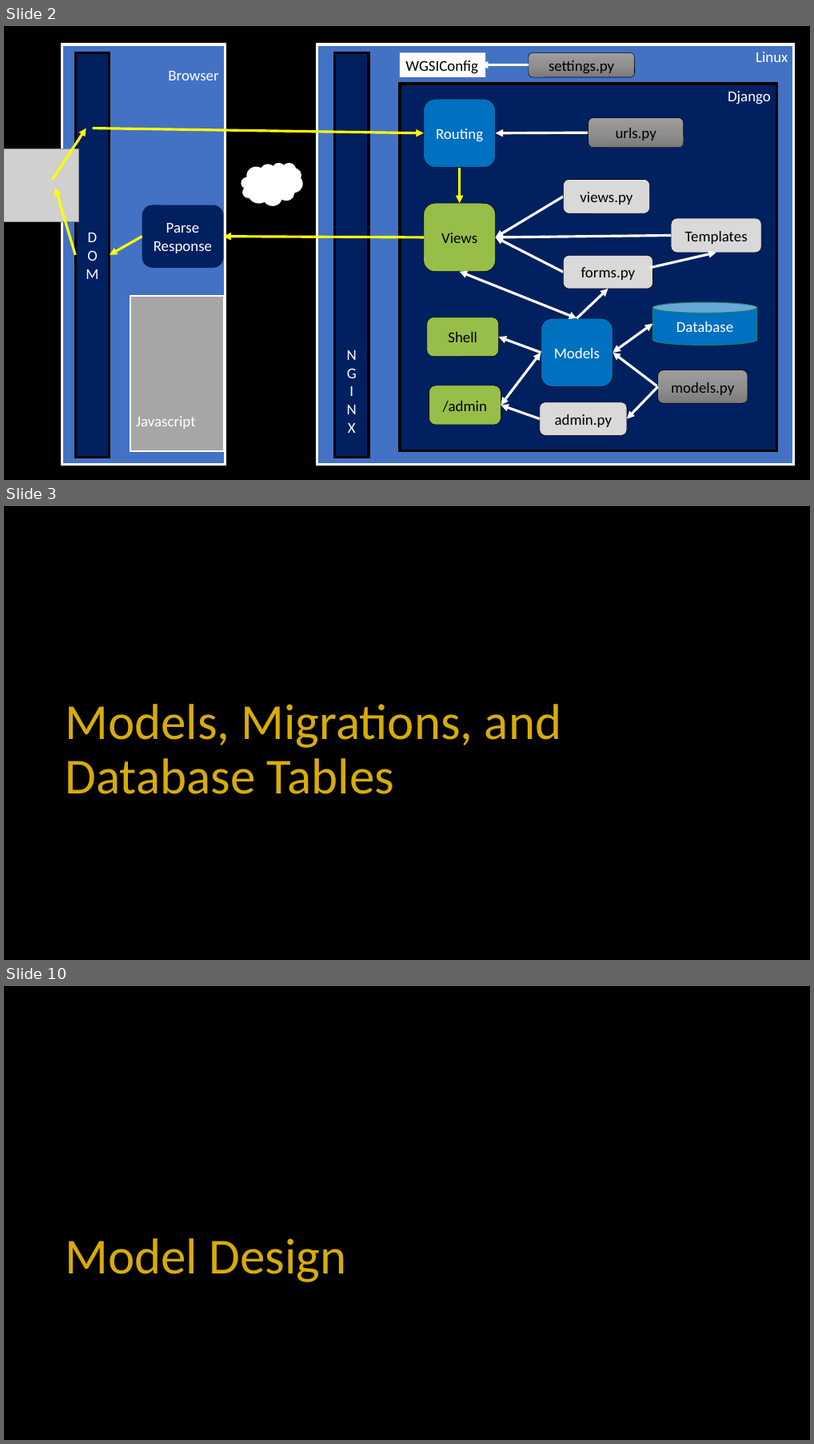
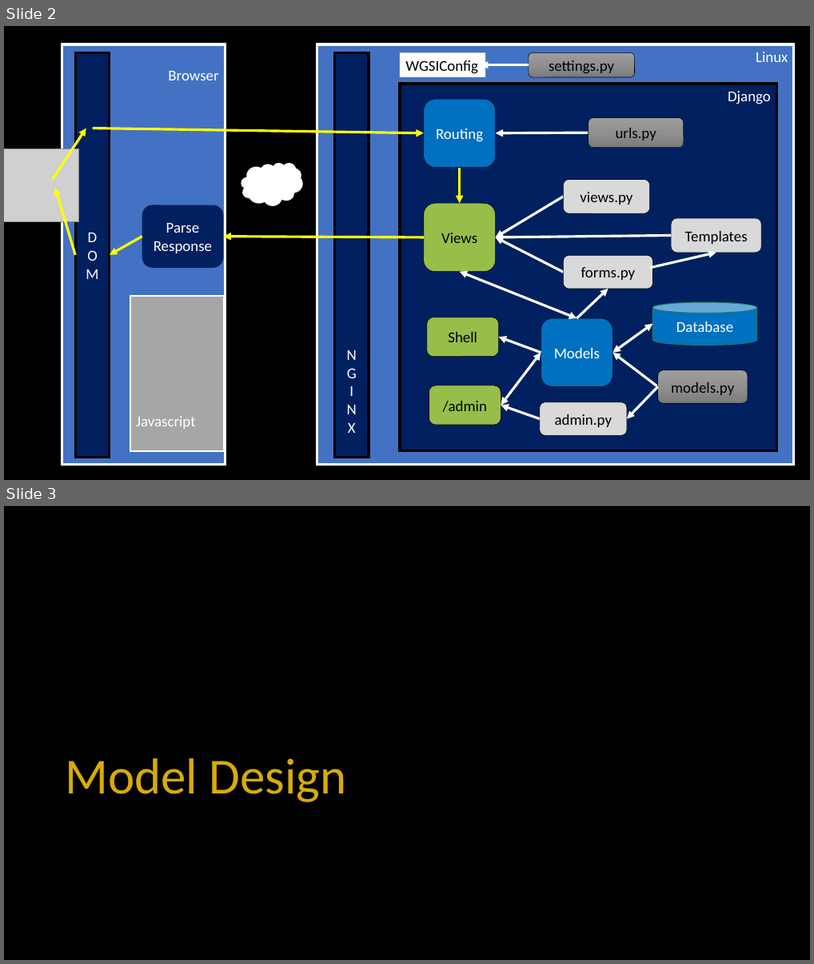
Before and after one commit to csev/dj4e, a slide deck: lectures/DJ-03-One-To-Many.pptx. Shown one above the other, each under a label of ours: slides 2, 3 and 10 before the commit, slides 2 and 3 after it; the slides between them are not shown. The pictures are 814x1444 and 814x964 pixels, drawn with LibreOffice and Linux fonts; fonts in the diff are those of the drawing; grey boxes stand for pictures. Boxes give left, top, right and bottom in pixels: in the first picture for what was removed or moved away, otherwise in the second. Text is boxed around its words. In the diff, an @@ line names an element or a change of style, - is before the commit and + after.

```diff
--- a/lectures/DJ-03-One-To-Many.pptx
+++ b/lectures/DJ-03-One-To-Many.pptx
@@ slide 3 removed at [4,506,810,960], background #000000 @@
@@ title removed at [65,704,562,794] @@
-Models, Migrations, and Database Tables
@@ what was slide 10 is now slide 3 @@
```
Also in this commit, not shown: 6 other slides removed, 1 other file.
